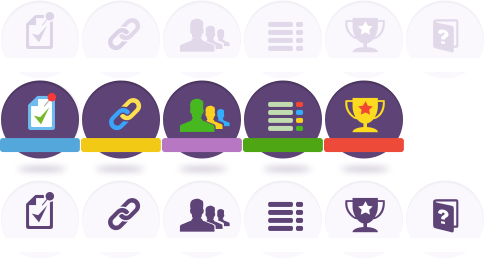
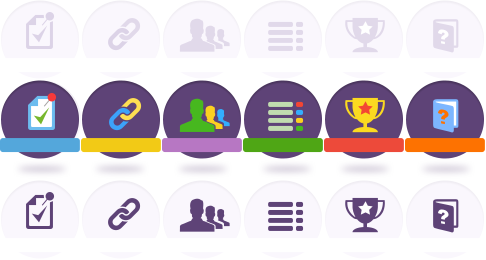
The second 486×260 image is a revision of the first. Changes to its layers:
added layer "Слой 19" above "Слой 18" over [405, 80, 485, 177]
